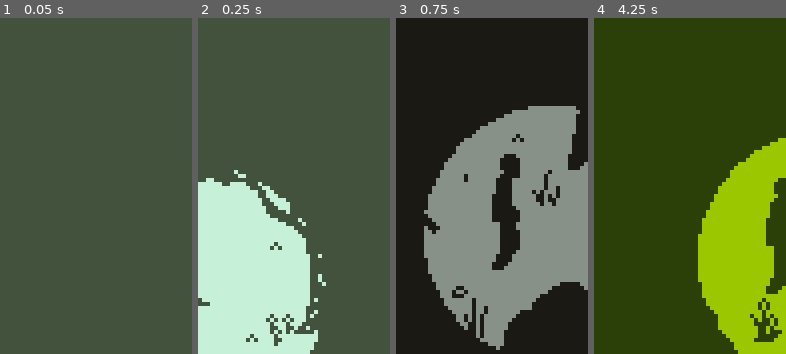
Above: before the commit, frames 1-4 (left to right).
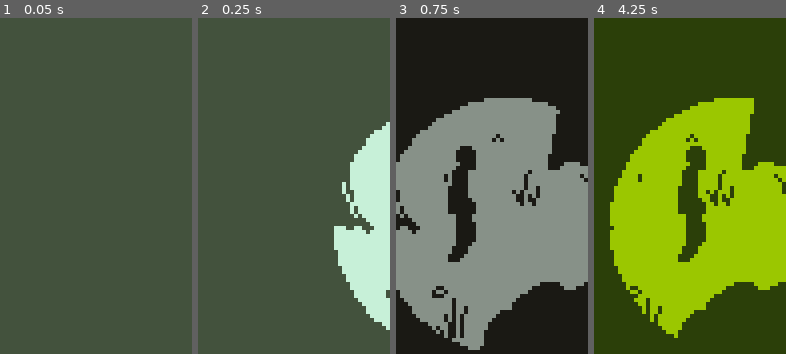
Above: after the commit, the same moments.

Repository: Multipixels/Nyctomorph
Game: Godot game, scene res://Scenes/TestEnvironment.tscn
Two runs of this game, one before a commit and one after it. Both use one fixed random seed, a clock stepped at 60 frames per second and the inputs below.
Inputs:
- Up to frame 1 (0.05 s): no input
- Up to frame 2 (0.25 s): no input
- Up to frame 3 (0.75 s): hold D (move_right) from 0.53 s (still down); hold T (change_pallete) from 0.53 s (still down)
- Up to frame 4 (4.25 s): release D (move_right) at 1.28 s; release T (change_pallete) at 1.28 s; hold S (move_down) 1.28-2.03 s; tap E (interact) at 1.35, 3.6 s; hold D (move_right) 2.03-2.78 s; tap Space (light_toggle) at 2.1, 3.5 s; tap Enter at 2.75 s; hold W (move_up) 2.78-3.53 s; tap T (change_pallete) at 2.85 s; hold A (move_left) from 3.53 s (still down)

Frame 1 is identical in both runs. In frame 2, 38% of the frame differs, in the area x 0-100%, y 30-100%; in frame 3, 28%; in frame 4, 37%.

Commit message:
Consistent vertical camera movement

Diff:
--- a/Scenes/TestEnvironment.tscn
+++ b/Scenes/TestEnvironment.tscn
@@ -10,6 +10,7 @@
 
 [node name="SlidyCamera" parent="." instance=ExtResource( 3 )]
 position = Vector2( 24, 42 )
+smoothing_speed = 7.5
 
 [node name="YSort" type="YSort" parent="."]
 
@@ -24,8 +25,8 @@
 position = Vector2( 0, -168 )
 
 [node name="Player" parent="YSort" instance=ExtResource( 1 )]
-position = Vector2( 309, 64 )
-playerSpeed = 64
+position = Vector2( 303, 62 )
+playerSpeed = 15
 
 [node name="Shader" parent="." instance=ExtResource( 5 )]
 
--- a/Scripts/Player.gd
+++ b/Scripts/Player.gd
@@ -4,7 +4,7 @@
 signal move_floor(flooor);
 
 var current_frame = 0;
-var current_floor = 5;
+var current_floor = 0;
 
 var motionHorizontal = 0;
 var motionVertical = 0;
@@ -69,6 +69,21 @@
 		position.y = round(position.y);
 		canMoveTimer = 0.75
 
+	if position.y >= 0 and (position.y / 168 - current_floor >= 1.02 or position.y / 168 - current_floor <= -0.02):
+		current_floor = int(position.y) / 168;
+		canMove = false;
+		emit_signal("move_floor", current_floor);
+		position.x = round(position.x);
+		position.y = round(position.y);
+		canMoveTimer = 0.75
+	elif position.y < 0 and (position.y / 168 - 1 - current_floor >= 0.02 or position.y / 168 - 1- current_floor <= -1.02):
+		current_floor = int(position.y) / 168 - 1;
+		canMove = false;
+		emit_signal("move_floor", current_floor);
+		position.x = round(position.x);
+		position.y = round(position.y);
+		canMoveTimer = 0.75
+
 
 func _on_ArrowUp_body_entered(body):
 	current_floor += 1;
--- a/Scripts/SlidyCamera.gd
+++ b/Scripts/SlidyCamera.gd
@@ -4,4 +4,4 @@
 	position.x = frame*48+24;
 
 func _on_Player_move_floor(level):
-	position.y = (level - 5) * - 168 + 42;
+	position.y = level*168 + 42;
